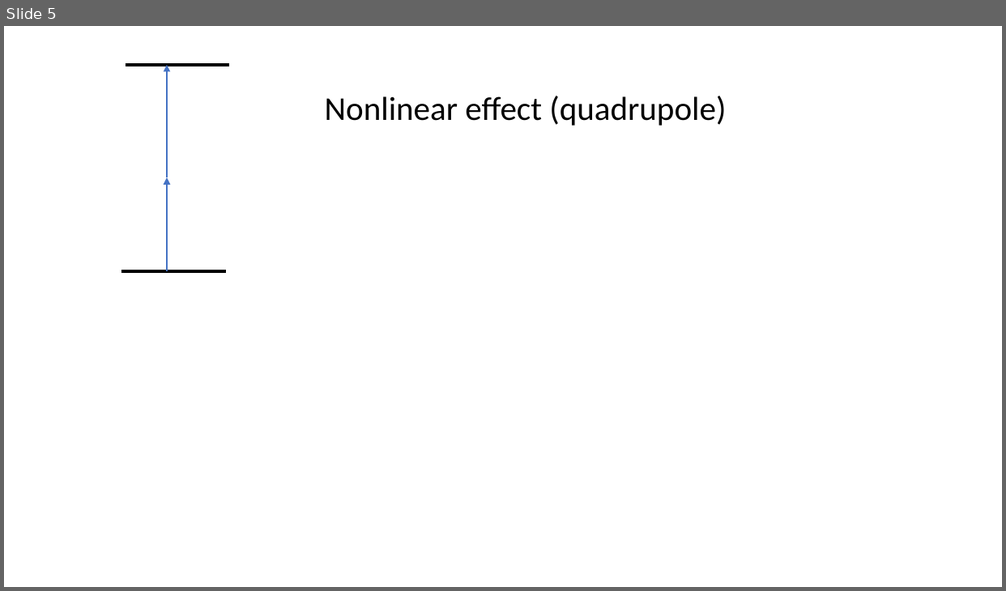
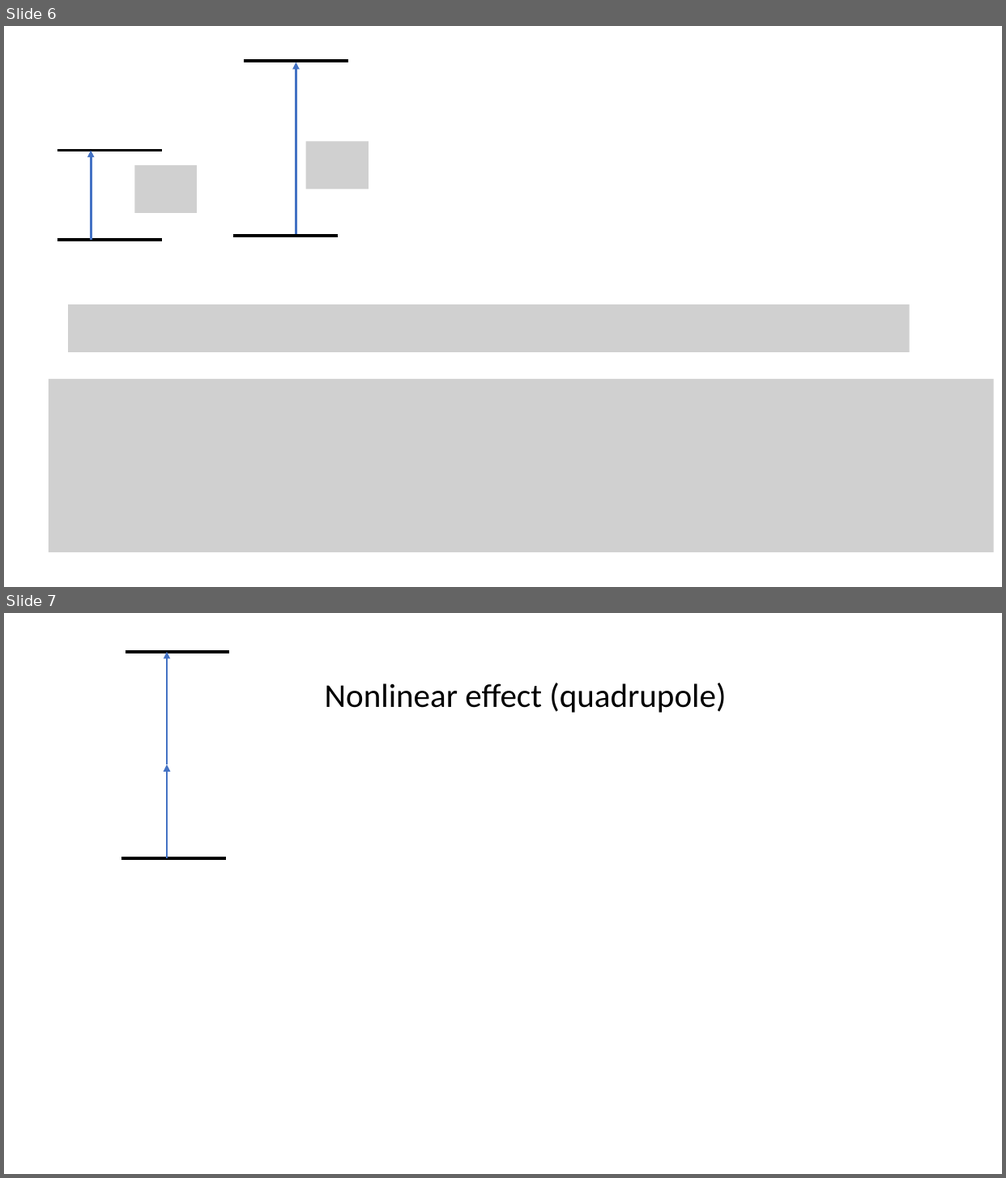
Before and after one commit to youjieyu888/circular-waveguide, a slide deck: 3-level.pptx. Shown one above the other, each under a label of ours: slide 5 before the commit, slides 6 and 7 after it. The pictures are 1006x591 and 1006x1178 pixels, drawn with LibreOffice and Linux fonts; fonts in the diff are those of the drawing; grey boxes stand for pictures. Boxes give left, top, right and bottom in pixels: in the first picture for what was removed or moved away, otherwise in the second. Text is boxed around its words. In the diff, an @@ line names an element or a change of style, - is before the commit and + after.

```diff
--- a/3-level.pptx
+++ b/3-level.pptx
@@ slide 6 added at [4,26,1002,587], background #FFFFFF @@
@@ line added from (244, 61) to (348, 61), #000000 3 pt @@
@@ arrow added from (296, 237) to (296, 62), #4472C4 2.25 pt @@
@@ picture added at [305,141,368,189] @@
@@ line added from (57, 150) to (162, 150), #000000 3 pt @@
@@ arrow added from (91, 240) to (91, 150), #4472C4 2.25 pt @@
@@ picture added at [135,165,197,213] @@
@@ line added from (57, 240) to (162, 240), #000000 3 pt @@
@@ line added from (234, 237) to (338, 237), #000000 3 pt @@
@@ picture added at [68,305,910,352] @@
@@ picture added at [49,379,994,553] @@
@@ what was slide 5 is now slide 7 @@
```
Also in this commit, not shown: 1 other slide added, 2 other files.
